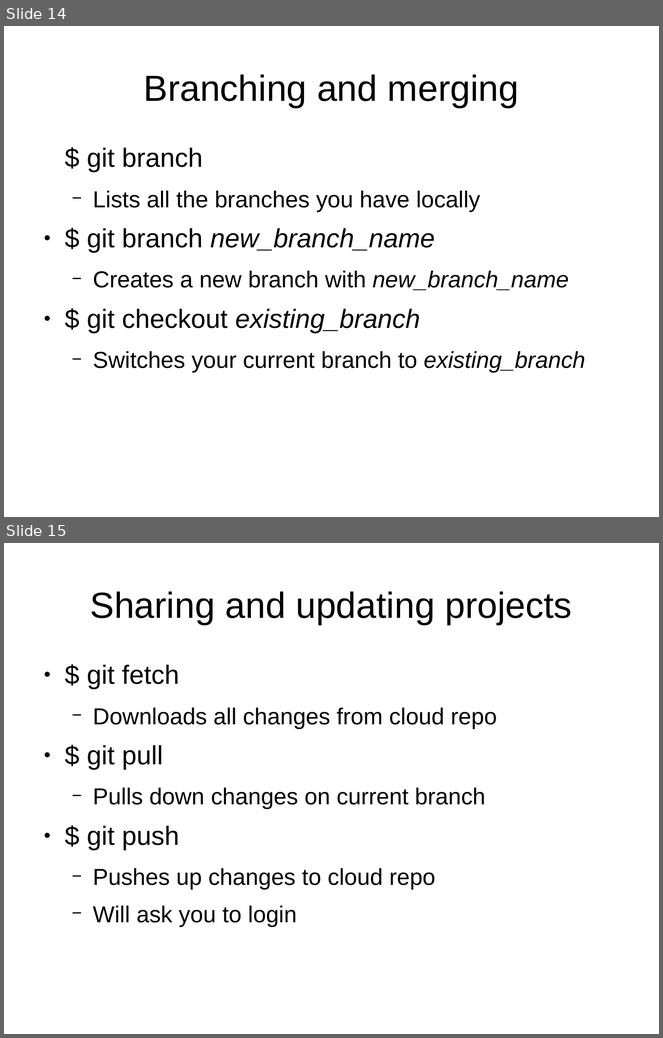
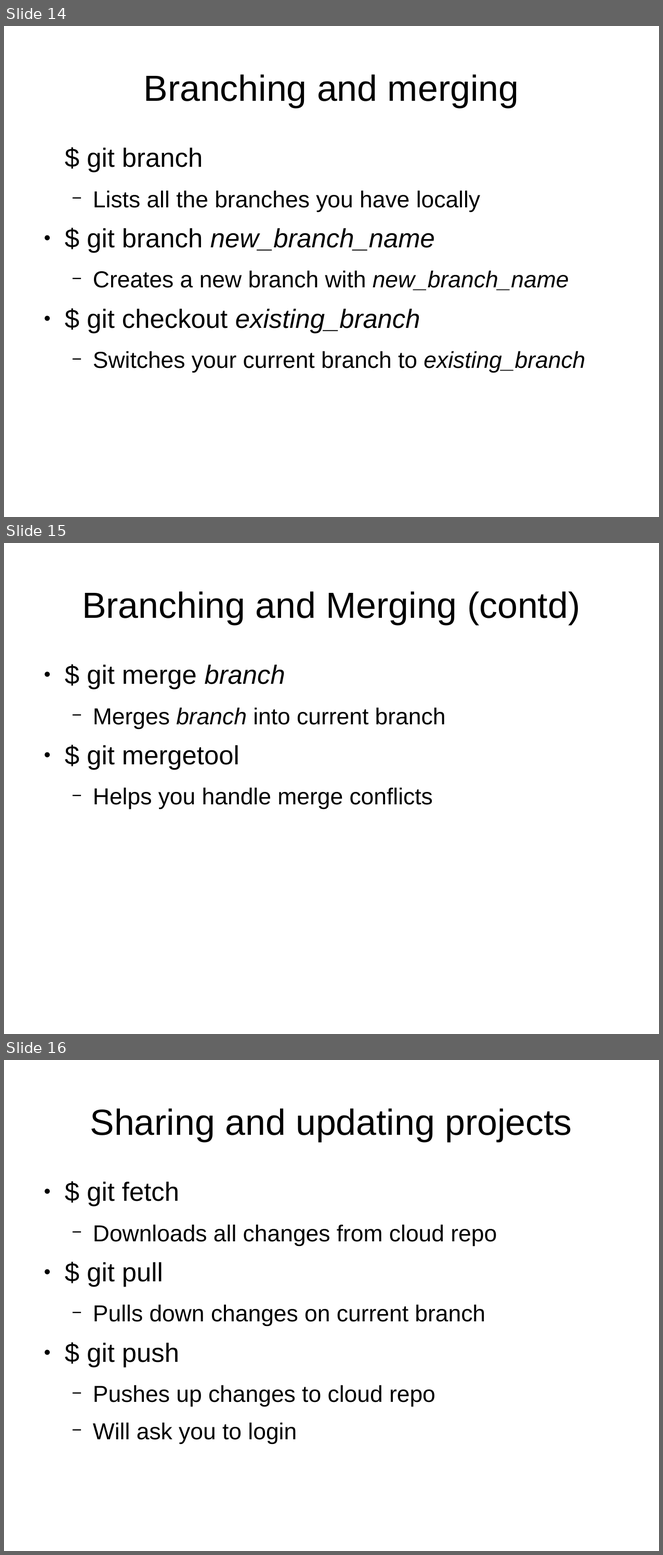
Before and after one commit to UMKCRobotics/Chris-Git-Presentation, a slide deck: presentation.odp. Shown one above the other, each under a label of ours: slides 14 and 15 before the commit, slides 14, 15 and 16 after it. The pictures are 663x1038 and 663x1555 pixels, drawn with LibreOffice and Linux fonts; fonts in the diff are those of the drawing. Boxes give left, top, right and bottom in pixels: in the first picture for what was removed or moved away, otherwise in the second. Text is boxed around its words. In the diff, an @@ line names an element or a change of style, - is before the commit and + after.

Commit message:
added how to merge

```diff
--- a/presentation.odp
+++ b/presentation.odp
@@ slide 15 added at <box>4,543,659,1034</box>, background #FFFFFF @@
@@ title added at <box>82,591,580,625</box>, 44 pt, text #000000 @@
+Branching and Merging (contd)
@@ text added at <box>87,665,446,810</box>, 28 pt, text #000000 @@
+● $ git merge branch
+  − Merges branch into current branch
+● $ git mergetool
+  − Helps you handle merge conflicts
@@ what was slide 15 is now slide 16 @@
```
Also in this commit, not shown: 1 slide changed.
